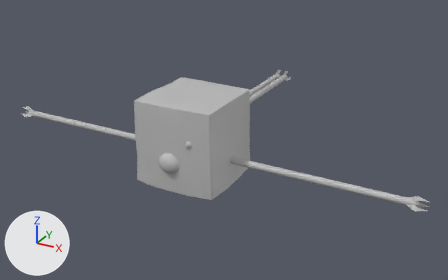
The FBX model Assets/Models/Ooze_Machine.fbx as it was, and as the next commit left it.
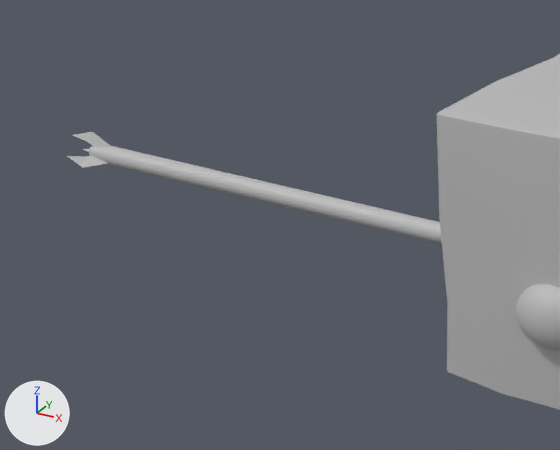
The first picture shows the older version from a camera (50 mm lens) standing at (3.45, -5.58, 2.8) and looking at (-0.05, 0.78, -0.38). The close-ups show both versions on the part from 0% to 38% of the width and 23% to 73% of the height of that picture; other places that the commit changed are outside them. The axes (+X, +Y, +Z) are drawn at lower left. The lights are the same throughout. Where no turn or scale is listed for an object, it has been applied to the vertices.

Objects in the first close-up: 'Ooze_Brain', 'Ooze_Claw_2', 'Ooze_Claw_3', 'Ooze_Cube', 'Ooze_Pole'.
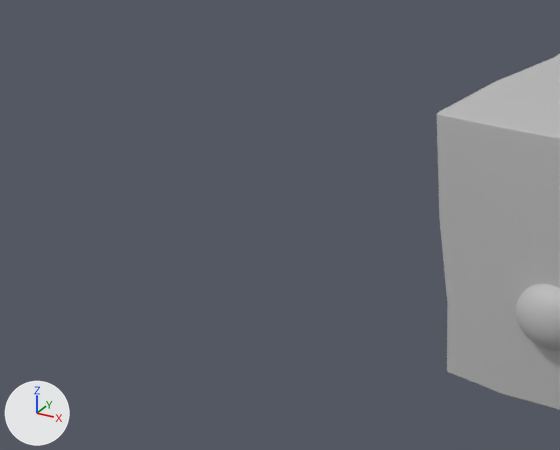
The newer file is also rescaled (x10.58) as a whole; pictures and numbers use the older file's frame.

Where the change shows, as pixel boxes [x1, y1, x2, y2] in the close-ups (560 x 450 px):
```json
{"object": "Ooze_Pole", "change": "deleted", "before": [89, 146, 442, 244]}
{"object": "Ooze_Claw_2", "change": "deleted", "before": [73, 132, 112, 147]}
{"object": "Ooze_Claw_3", "change": "deleted", "before": [67, 155, 107, 168]}
{"object": "Ooze_Machinery", "change": "unchanged, uncovered by the edit", "after": [516, 284, 560, 351]}
{"object": "Ooze_Brain", "change": "unchanged, covered by the edit", "before": [516, 284, 560, 351]}
```

The change, as JSON lines over the scene's bpy script:
```json
{"op": "remove", "block": "ob_ooze_claw_3", "code": ["ob_ooze_claw_3 = bpy.data.objects.new('Ooze_Claw_3', me_mesh_004)", "ob_ooze_claw_3.location = (0.0, 0.0, 0.0)"]}
{"op": "remove", "block": "ob_ooze_claw_2", "code": ["ob_ooze_claw_2 = bpy.data.objects.new('Ooze_Claw_2', me_mesh_003)", "ob_ooze_claw_2.location = (0.0, 0.0, 0.0)"]}
{"op": "remove", "block": "ob_ooze_pole", "code": ["ob_ooze_pole = bpy.data.objects.new('Ooze_Pole', me_mesh_005)", "ob_ooze_pole.location = (0.0, 0.0, 0.0)"]}
```
